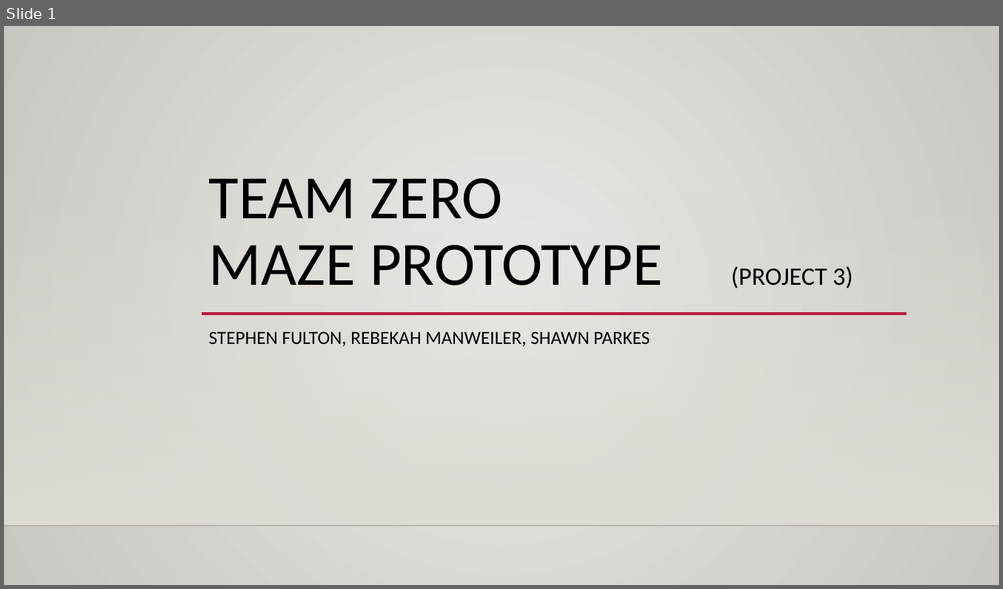
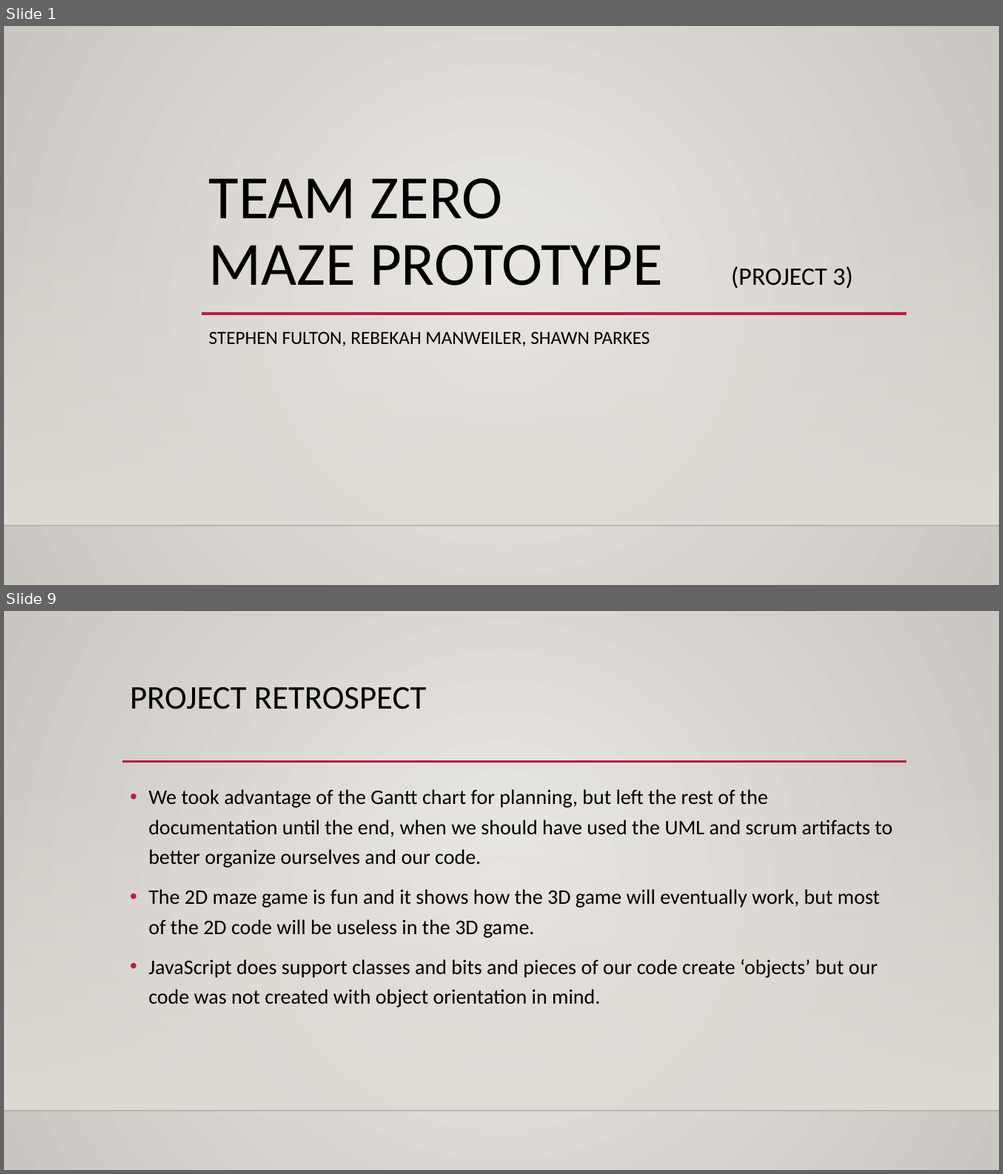
Before and after one commit to RebekahManweiler/MazeWalkThrough, a slide deck: MazePrototypePresentation.pptx. Shown one above the other, each under a label of ours: slide 1 before the commit, slides 1 and 9 after it; the slides between them are not shown. The pictures are 1003x589 and 1003x1174 pixels, drawn with LibreOffice and Linux fonts; fonts in the diff are those of the drawing; background and template pictures are left out. Boxes give left, top, right and bottom in pixels: in the first picture for what was removed or moved away, otherwise in the second. Text is boxed around its words. In the diff, an @@ line names an element or a change of style, - is before the commit and + after.

Commit message:
finished most of the powerpoint

```diff
--- a/MazePrototypePresentation.pptx
+++ b/MazePrototypePresentation.pptx
@@ slide 9 added at (4,611,999,1170), background gradient #ECEAE7 to #CAC7C1; not listed: 2 template elements that a slide beside it also shows @@
@@ title added at (130,687,427,709), 32 pt, text #000000 @@
+PROJECT RETROSPECT
@@ line added from (122, 762) to (907, 762), #B71E42 2.5 pt @@
@@ text added at (148,789,892,1008), 20 pt, text #000000 @@
+• We took advantage of the Gantt chart for planning, but left the rest of the documentation until the end, when we should have used the UML and scrum artifacts to better organize ourselves and our code.
+• The 2D maze game is fun and it shows how the 3D game will eventually work, but most of the 2D code will be useless in the 3D game.
+• JavaScript does support classes and bits and pieces of our code create ‘objects’ but our code was not created with object orientation in mind.
```
Also in this commit, not shown: 9 other slides added.
